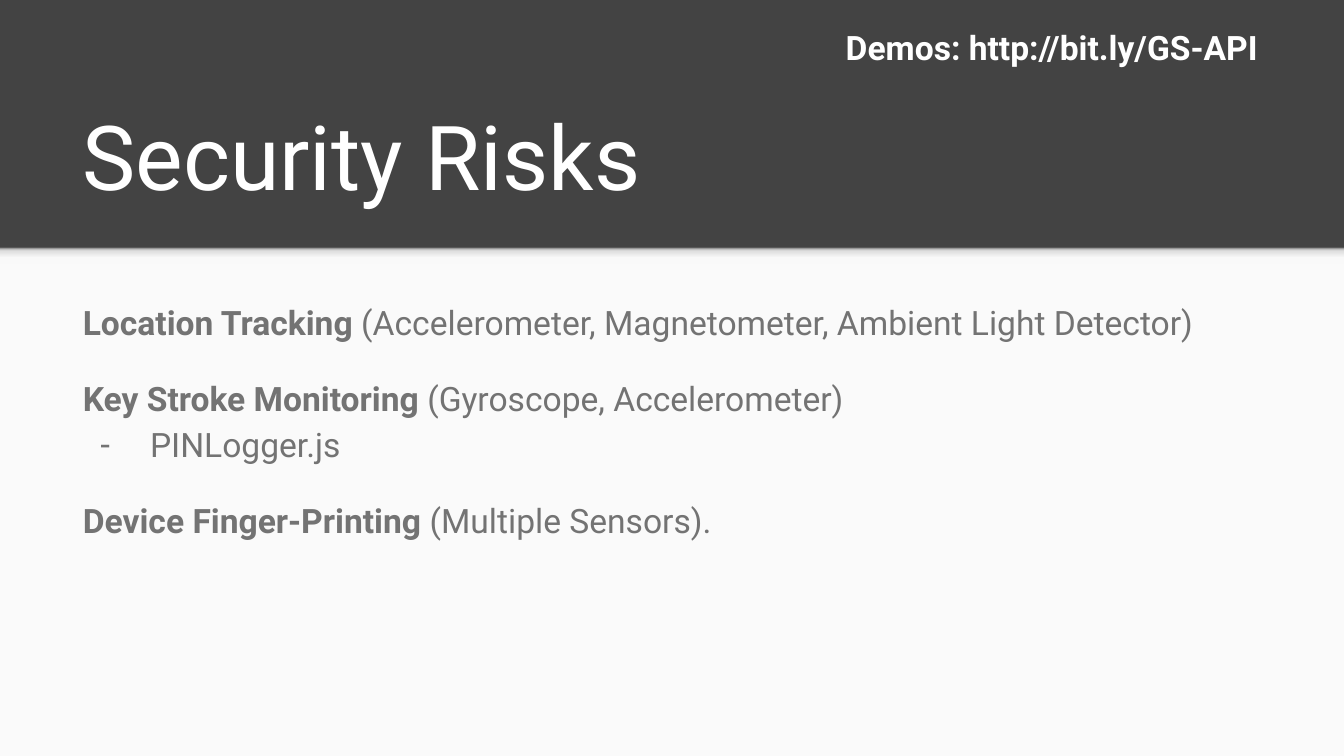
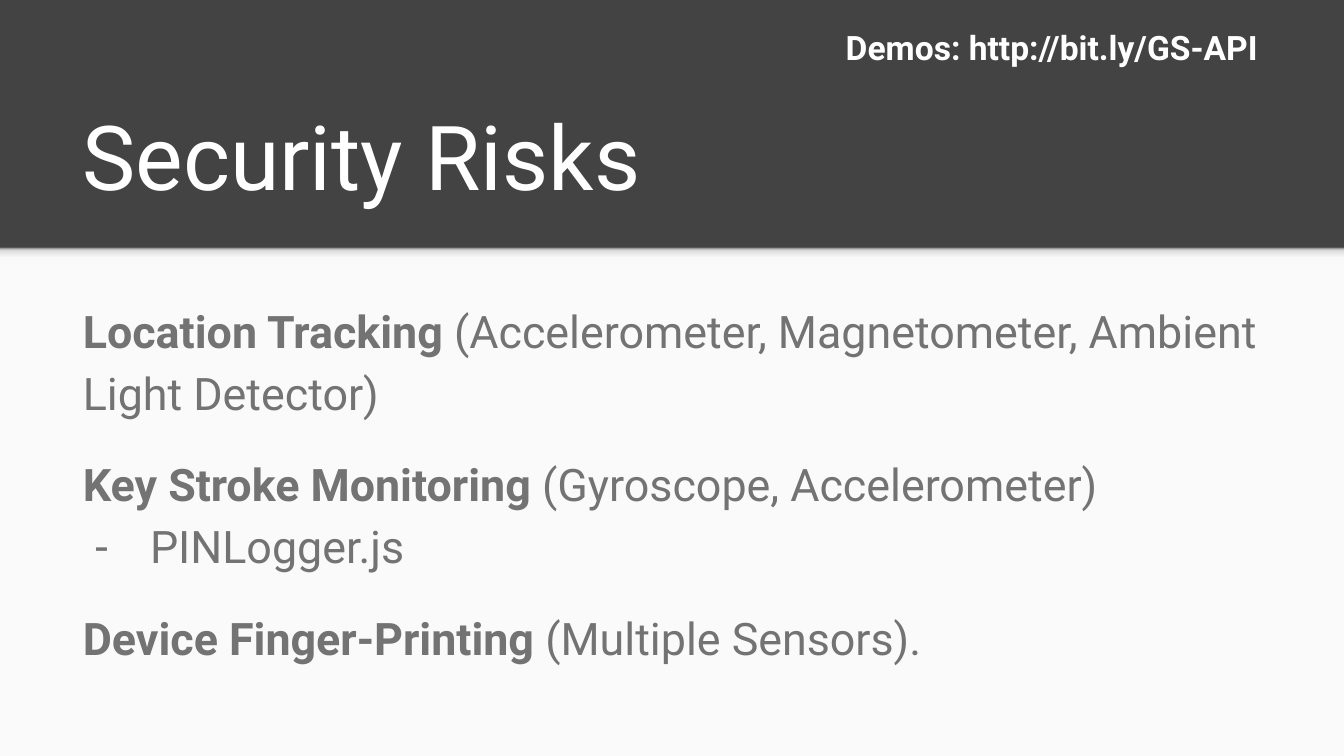
Before and after one commit to GGonryun/GenericSensorDemo, a slide deck: slide 5 of The Generic Sensor API.pptx. Drawn at 1344x756 pixels with LibreOffice and Linux fonts; fonts in the diff are those of the drawing. Boxes give left, top, right and bottom in pixels: in the first picture for what was removed or moved away, otherwise in the second. Text is boxed around its words. In the diff, an @@ line names an element or a change of style, - is before the commit and + after.

```diff
--- a/The Generic Sensor API.pptx
+++ b/The Generic Sensor API.pptx
@@ text "Location Tracking (Accelerometer, Magnetometer, Ambient ..." at (83, 312, 1257, 665): size 18 to 24 pt; indent changed @@
```
Also in this commit, not shown: 2 other slides changed, 1 other file.
